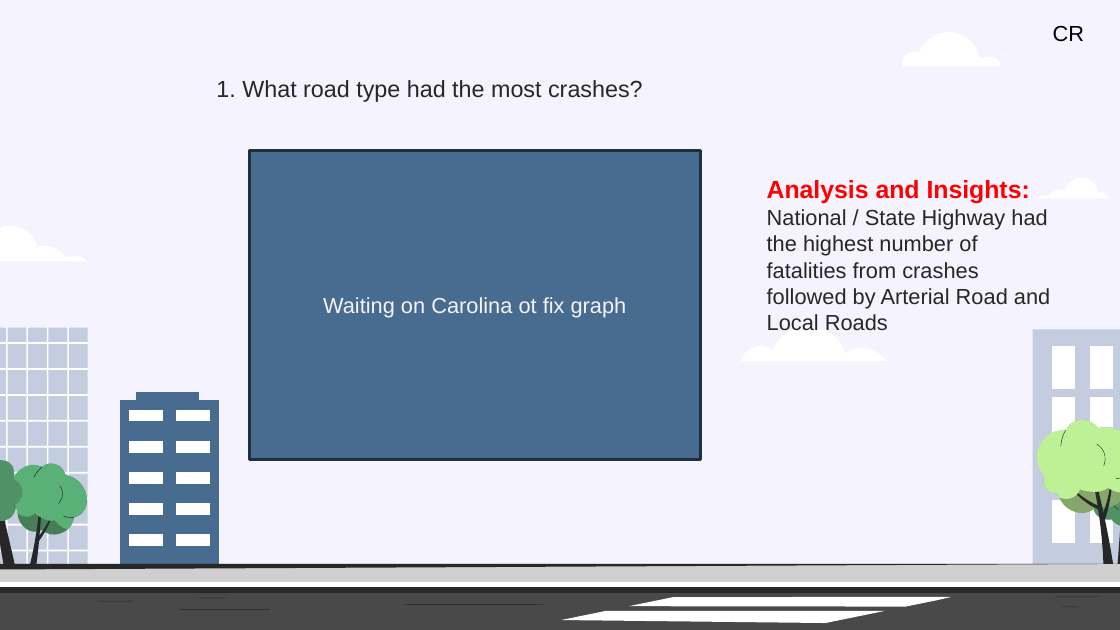
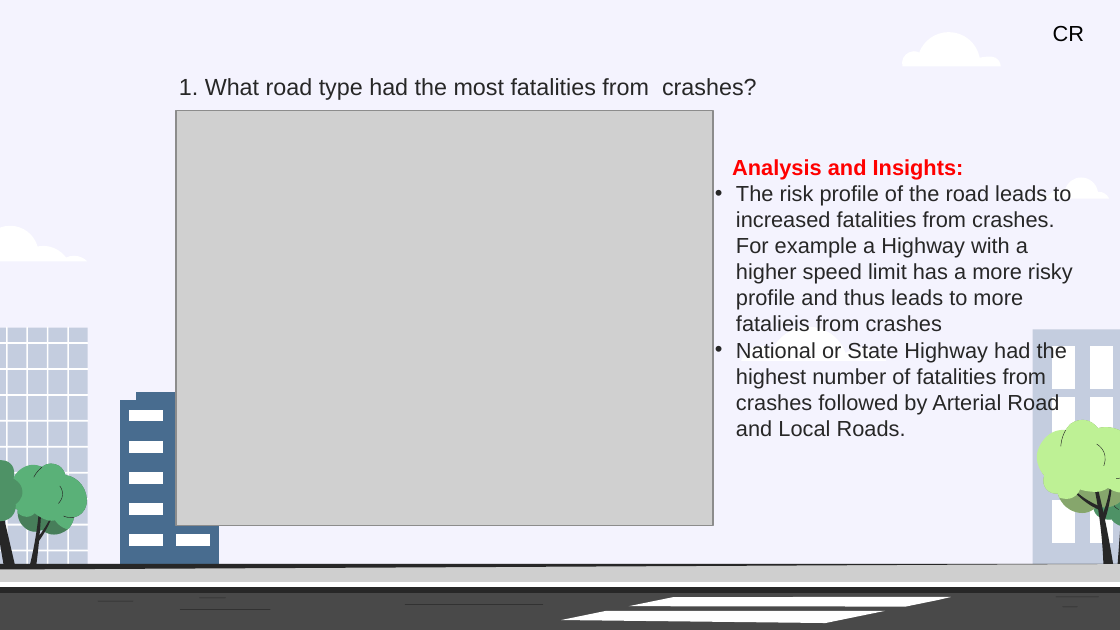
Before and after one commit to Kapedes/project-1-group-2, a slide deck: slide 5 of Insights and analysis of Crash Statistics in Australia.pptx. Drawn at 1120x630 pixels with LibreOffice and Linux fonts; fonts in the diff are those of the drawing; grey boxes stand for pictures. Boxes give left, top, right and bottom in pixels: in the first picture for what was removed or moved away, otherwise in the second. Text is boxed around its words. In the diff, an @@ line names an element or a change of style, - is before the commit and + after.

```diff
--- a/Insights and analysis of Crash Statistics in Australia.pptx
+++ b/Insights and analysis of Crash Statistics in Australia.pptx
@@ subtitle at box(179, 78, 757, 100): text changed @@
-1. What road type had the most crashes?
+1. What road type had the most fatalities from crashes?
@@ picture added at box(176, 111, 712, 525) @@
@@ text "Analysis and Insights:": place and size @@
-text "Analysis and Insights:" at box(767, 180, 1050, 331)
+text "Analysis and Insights:" at box(732, 159, 1073, 437)
@@ rectangle removed at box(250, 151, 700, 459) @@
-Waiting on Carolina ot fix graph
@@ text at box(732, 159, 964, 179): size 16 to 14 pt in "Analysis and Insights:"; indent changed @@
@@ text at box(736, 185, 1073, 437): text changed @@
-National / State Highway had the highest number of fatalities from crashes followed by Arterial Road and Local Roads
+• The risk profile of the road leads to increased fatalities from crashes. For example a Highway with a higher speed limit has a more risky profile and thus leads to more fatalieis from crashes
+• National or State Highway had the highest number of fatalities from crashes followed by Arterial Road and Local Roads.
```
Also in this commit, not shown: 11 other slides changed, 1 other file.
